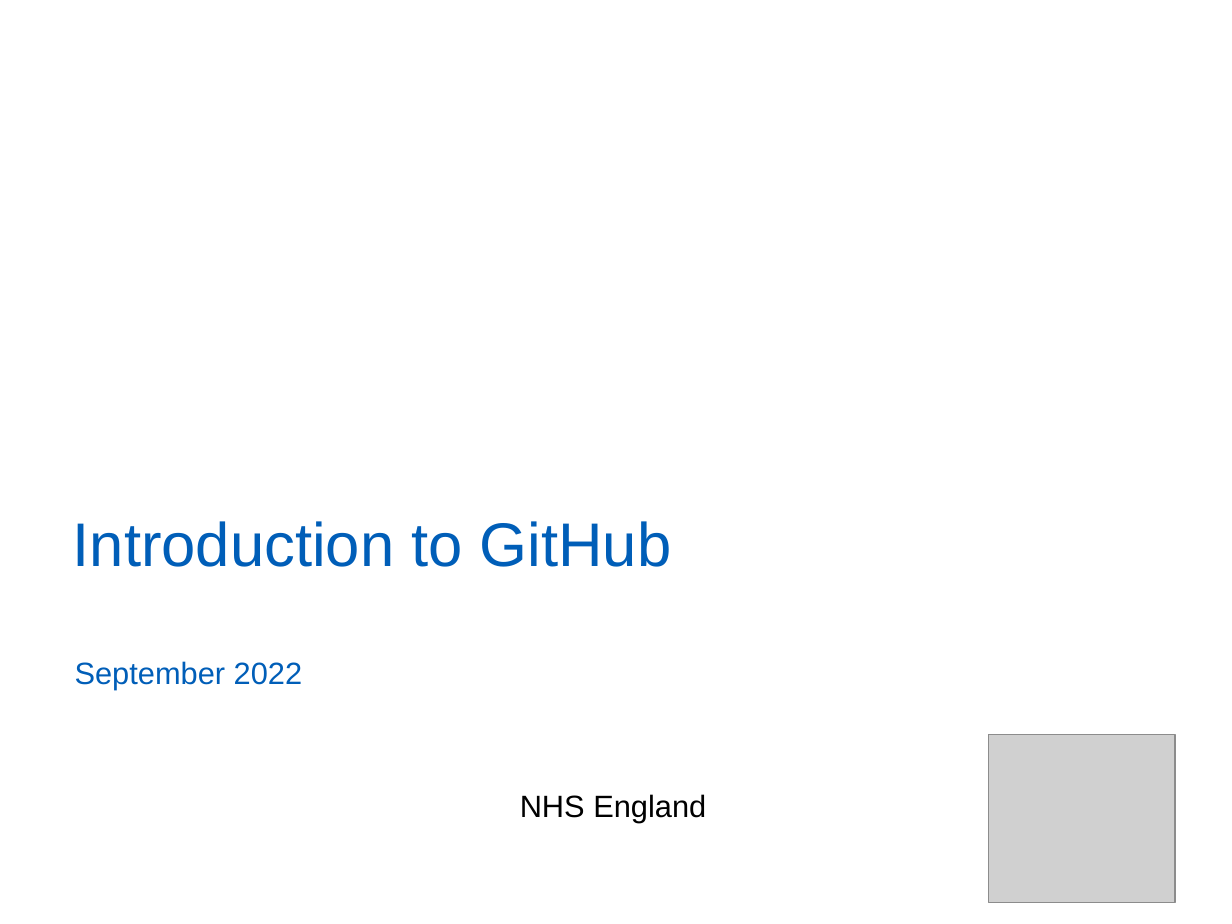
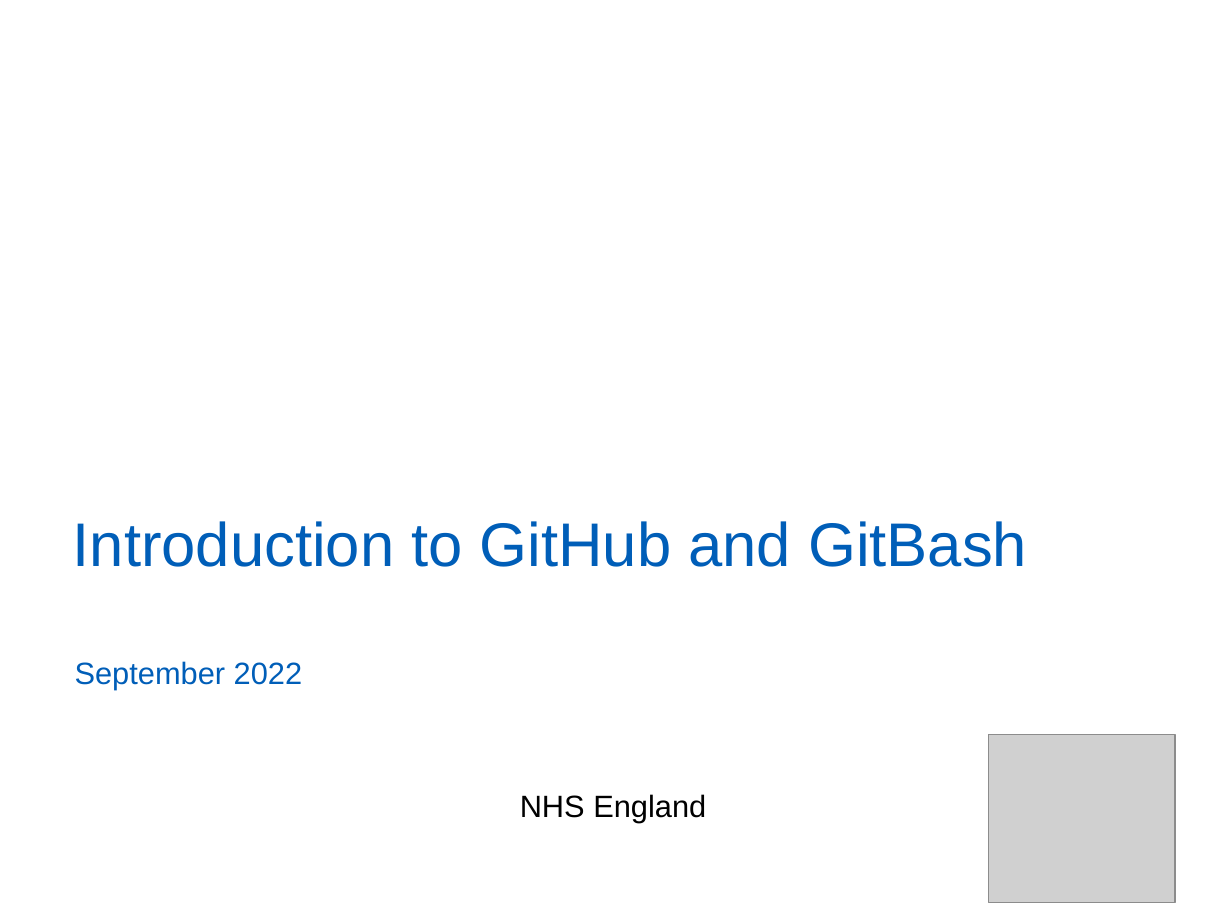
Before and after one commit to willbrooks2/Git_Introduction, a slide deck: slide 1 of GitIntro.pptx. Drawn at 1232x924 pixels with LibreOffice and Linux fonts; fonts in the diff are those of the drawing; grey boxes stand for pictures; background and template pictures are left out. Boxes give left, top, right and bottom in pixels: in the first picture for what was removed or moved away, otherwise in the second. Text is boxed around its words. In the diff, an @@ line names an element or a change of style, - is before the commit and + after.

```diff
--- a/GitIntro.pptx
+++ b/GitIntro.pptx
@@ title at [73,521,1027,567]: text changed @@
-Introduction to GitHub
+Introduction to GitHub and GitBash
```
Also in this commit, not shown: 2 other slides changed.
